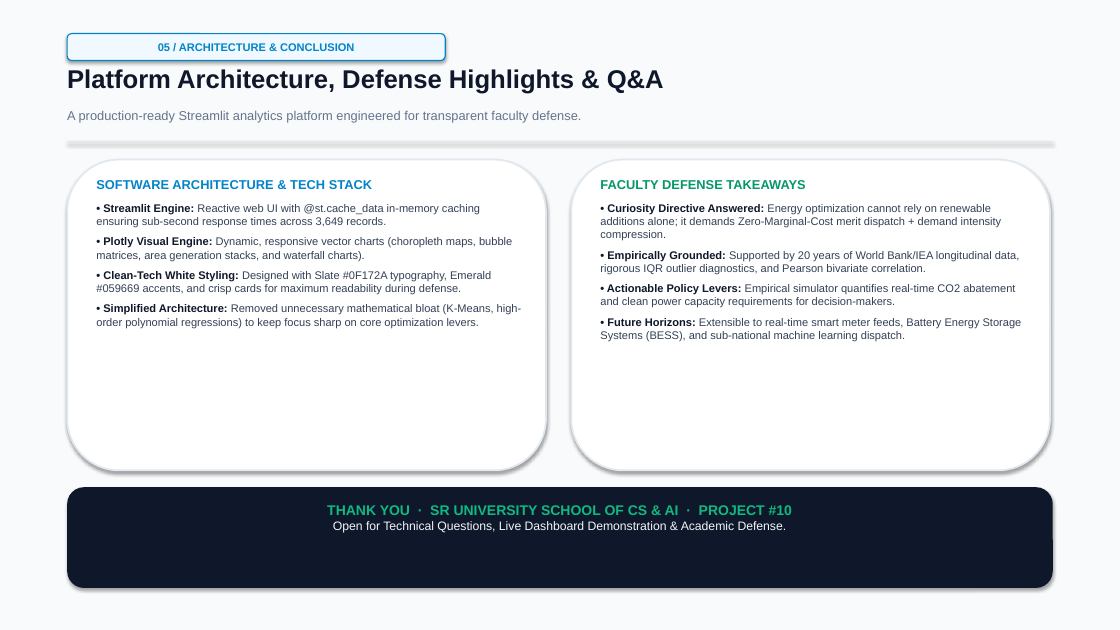
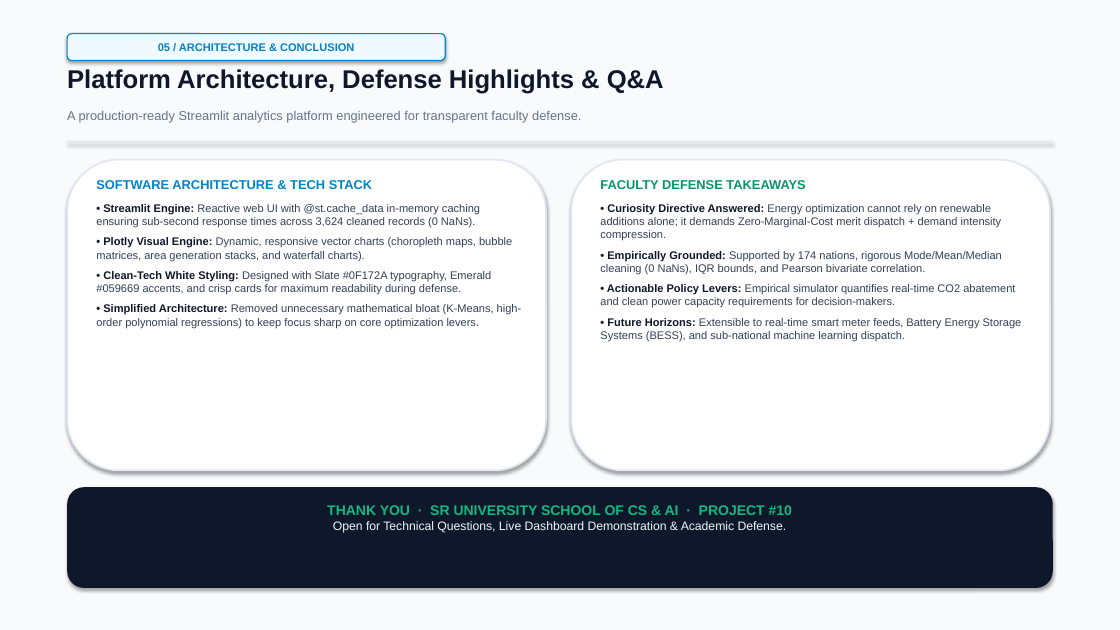
Before and after one commit to RitikChoudhary01/Sustainable-Energy-Consumption, a slide deck: slide 6 of DAV_Project_Presentation.pptx. Drawn at 1120x630 pixels with LibreOffice and Linux fonts; fonts in the diff are those of the drawing. Boxes give left, top, right and bottom in pixels: in the first picture for what was removed or moved away, otherwise in the second. Text is boxed around its words. In the diff, an @@ line names an element or a change of style, - is before the commit and + after.

```diff
--- a/DAV_Project_Presentation.pptx
+++ b/DAV_Project_Presentation.pptx
@@ text at (96,204,480,227): text changed @@
-• Streamlit Engine: Reactive web UI with @st.cache_data in-memory caching ensuring sub-second response times across 3,649 records.
+• Streamlit Engine: Reactive web UI with @st.cache_data in-memory caching ensuring sub-second response times across 3,624 cleaned records (0 NaNs).
@@ text at (600,251,1002,274): text changed @@
-• Empirically Grounded: Supported by 20 years of World Bank/IEA longitudinal data, rigorous IQR outlier diagnostics, and Pearson bivariate correlation.
+• Empirically Grounded: Supported by 174 nations, rigorous Mode/Mean/Median cleaning (0 NaNs), IQR bounds, and Pearson bivariate correlation.
```
Also in this commit, not shown: 2 other slides changed, 2 other files.
